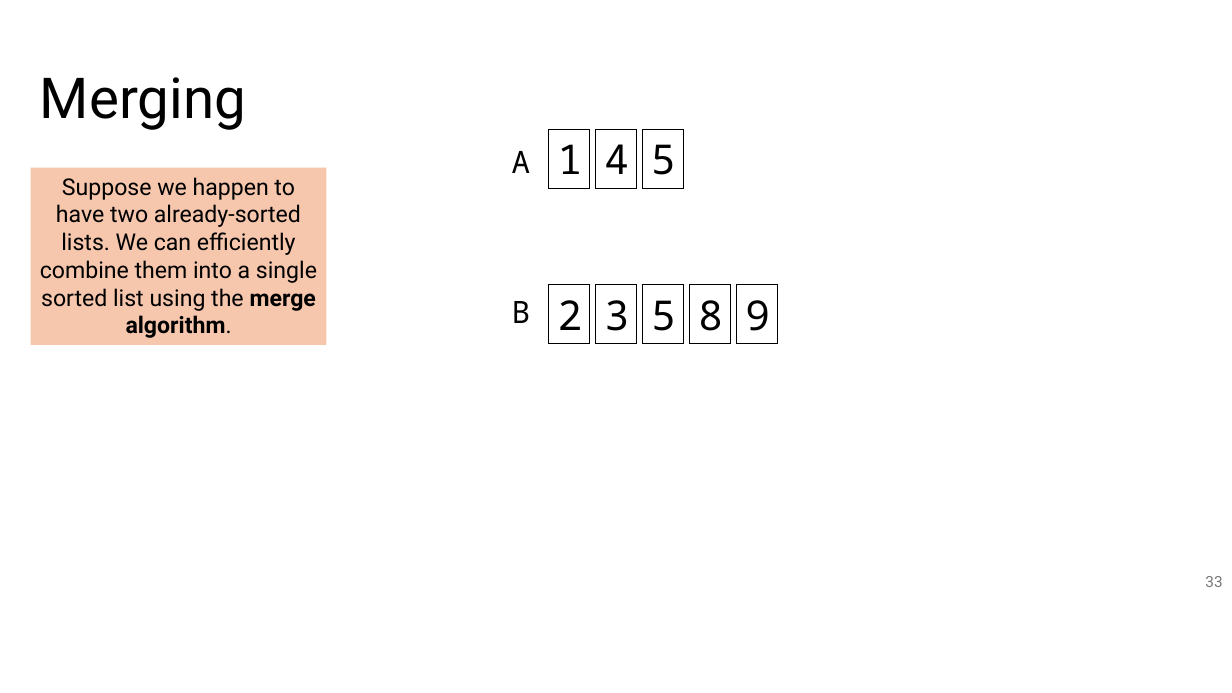
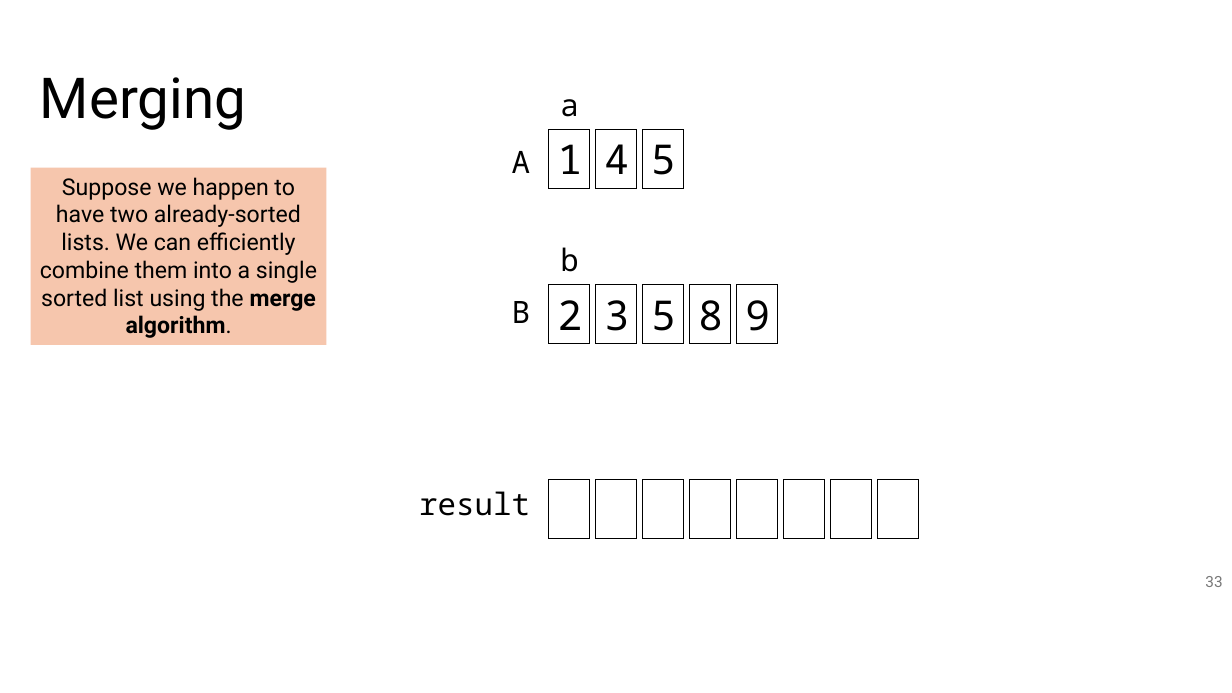
Before and after one commit to tjd1234/cmpt120fall2024, a slide deck: slide 33 of lecture_notes/chapter_algorithms/alg3_sorting/sorting.pptx. Drawn at 1232x693 pixels with LibreOffice and Linux fonts; fonts in the diff are those of the drawing. Boxes give left, top, right and bottom in pixels: in the first picture for what was removed or moved away, otherwise in the second. Text is boxed around its words. In the diff, an @@ line names an element or a change of style, - is before the commit and + after.

```diff
--- a/lecture_notes/chapter_algorithms/alg3_sorting/sorting.pptx
+++ b/lecture_notes/chapter_algorithms/alg3_sorting/sorting.pptx
@@ text added at (x1=560, y1=99, x2=578, y2=117), 24 pt, text #000000 @@
+a
@@ text added at (x1=560, y1=247, x2=578, y2=272), 24 pt, text #000000 @@
+b
@@ text added at (x1=419, y1=491, x2=530, y2=516), 24 pt, text #000000 @@
+result
@@ group added at (x1=549, y1=480, x2=919, y2=539): 8 rectangles @@
```
Also in this commit, not shown: 16 other slides changed, 2 slides removed, 1 other file.
